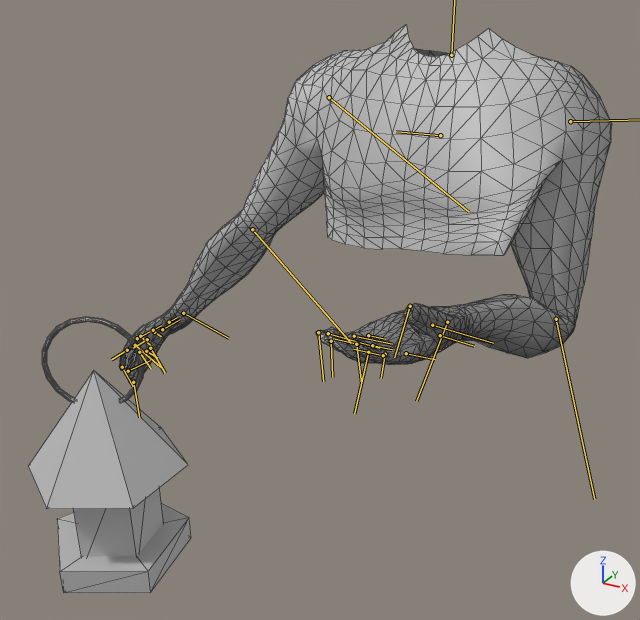
The FBX model Assets/models/TorsoModel/Torso.fbx: old version first, new version second.
Rendered twice from a 50 mm camera at (0.0158, -0.0412, 0.0642) aimed at (-0.0029, -0.0071, 0.0472). Arrows for +X, +Y and +Z are at lower right; the lights stay in place. Both versions are drawn at frame 28 of the action 'Take 001'; the numbers are the values there. The bones that bend it are drawn over the model as lines. Mesh edges are drawn as thin lines.

Objects in the first picture: 'Lantern:polySurface1', 'pSphere6'.
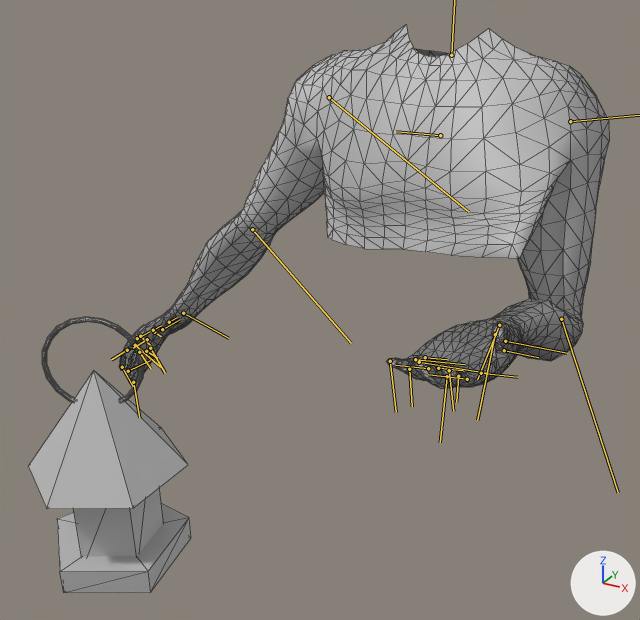
Commit message: anim update

Boxes (x1, y1, x2, y2) around the edits, measured in the pictures (640 x 620 px):
'pSphere6', posed: before (119, 25, 612, 382); after (119, 25, 609, 388)

Patch to the scene script:
```diff
--- a/Assets/models/TorsoModel/Torso.fbx.py
+++ b/Assets/models/TorsoModel/Torso.fbx.py
@@ bone_l_shoulder @@
 bone_l_shoulder = bpy.data.objects['Armature'].pose.bones['L_Shoulder']  # child of 'Torso'
-bone_l_shoulder.rotation_quaternion = (0.89, -0.383, 0.043, -0.246)  # degrees (-45, -6, -28)
+bone_l_shoulder.rotation_quaternion = (0.843, -0.483, 0.074, -0.225)  # degrees (-58, -5, -27)
```
